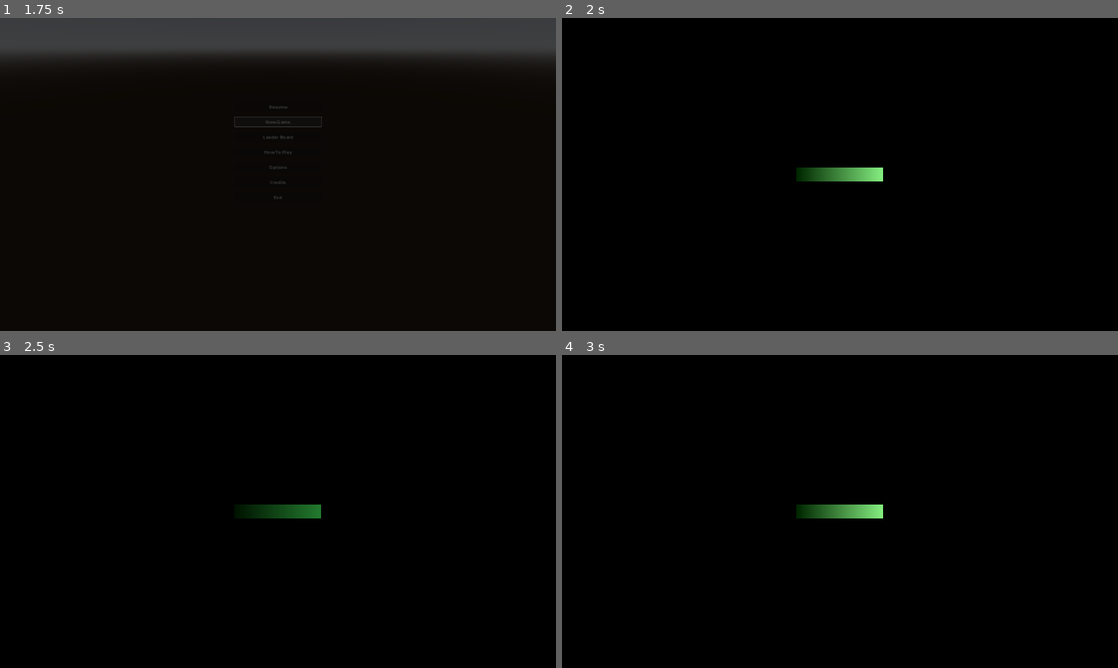
Above: before the commit, frames 1-4 (two rows, left to right).
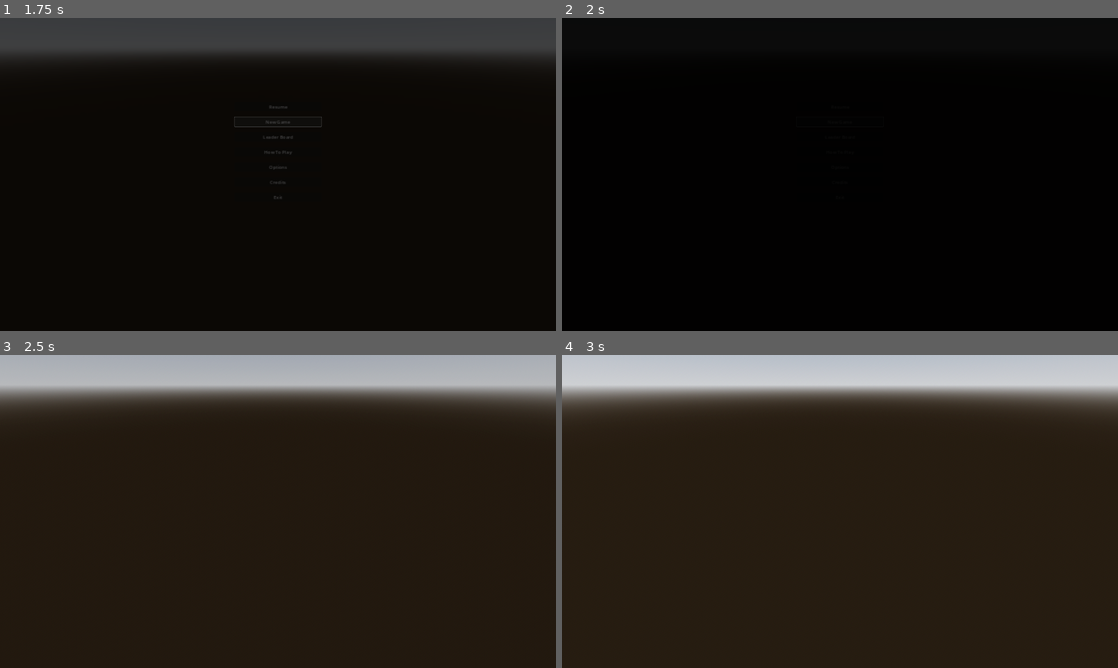
Above: after the commit, the same moments.

Repository: Wiggan/GodotTemplate
Game: Godot game, scene res://main_menu.tscn
The game is run twice, just before and just after one commit, with the same random seed, the same clock (stepped at 60 frames per second) and the same inputs. Sound files missing from this copy of the repository are replaced by a short silence.
Inputs (mouse positions are in pixels of both pictures, inside the frame that each line leads up to):
- Up to frame 1 (1.75 s): click "Resume" at 0.5 s; click "New Game" at 1.25 s
- Up to frame 2 (2 s): no input
- Up to frame 3 (2.5 s): click "Resume" at 2 s
- Up to frame 4 (3 s): click (840, 458) at 2.75 s, where only the run before the commit has a clickable "New Game"

Frame 1 is identical in both runs. In frame 2, 0.7% of the frame differs, in the area x 42-58%, y 47-53%; in frame 3, 100%; in frame 4, 100%, in the area x 0-100%, y 0-100%.

Commit message:
Remade the music parts of audio manager, because it was really bad

Diff:
--- a/audio/audio_manager.gd
+++ b/audio/audio_manager.gd
@@ -1,8 +1,7 @@
 extends Node
 @onready var button_hover = $ButtonHover
 @onready var button_click = $ButtonClick
-@onready var bgm_1 = $BGM1
-@onready var bgm_2 = $BGM2
+@onready var songs = $Songs
 
 enum Song {
 	MENU,
@@ -10,19 +9,32 @@
 	SCORE
 }
 
-const SONGS = {
-	Song.MENU: preload("res://BGM/2023-07-31.mp3"),
-	Song.GAME: preload("res://BGM/2023-08-03.mp3"),
-	Song.SCORE: preload("res://BGM/2023-07-31.mp3"),
-}
+var SONGS
 
-@onready var active_player = bgm_1
-@onready var inactive_player = bgm_2
+var audio_streams = {}
+
 var queued_song = null
 
 # Called when the node enters the scene tree for the first time.
 func _ready():
+	SONGS = {
+		Song.MENU: "res://BGM/2023-07-31.mp3",
+		Song.GAME: "res://BGM/2023-08-03.mp3",
+		Song.SCORE: "res://BGM/2023-07-31.mp3",
+	}
 	setup_buttons()
+	_load_songs()
+
+func _load_songs():
+	for song in SONGS.keys():
+		var audio_stream_player = AudioStreamPlayer.new()
+		var stream = load(SONGS[song])
+		audio_stream_player.stream = stream
+		audio_stream_player.process_mode = PROCESS_MODE_ALWAYS
+		audio_stream_player.bus = "BGM"
+		audio_stream_player.finished.connect(_on_bgm_finished)
+		audio_streams[song] = audio_stream_player
+		songs.add_child(audio_stream_player)
 
 func setup_buttons():
 	var buttons: Array = get_tree().get_nodes_in_group("Button")
@@ -62,29 +74,36 @@
 func on_focus_entered()->void:
 	button_hover.play()
 
-func cross_fade(duration=1.0):
-	active_player.get_node("AnimationPlayer").play("fade_in", -1, 1.0/duration)
-	inactive_player.get_node("AnimationPlayer").play("fade_out", -1, 1.0/duration)
+var music_tween: Tween = null
+
+func get_music_tween():
+	if music_tween:
+		music_tween.kill()
+	music_tween = create_tween()
+	return music_tween
 
 func play_song(song, from_start=false, crossfade_duration=1.0):
-	if active_player.stream.resource_path == SONGS[song].resource_path:
-		pass
-	elif inactive_player.stream.resource_path == SONGS[song].resource_path:
-		var temp = active_player
-		active_player = inactive_player
-		inactive_player = temp
-		cross_fade(crossfade_duration)
-	else:
-		var temp = active_player
-		active_player = inactive_player
-		inactive_player = temp
-		active_player.stream = SONGS[song]
-		cross_fade(crossfade_duration)
+	var tween = get_music_tween()
+	print(audio_streams)
+	for audio_stream in audio_streams.keys():
+		if song == audio_stream:
+			if from_start:
+				audio_streams[audio_stream].play(0)
+			else:
+				audio_streams[audio_stream].play(audio_streams[audio_stream].get_playback_position())
 
-	if from_start:
-		active_player.play(0)
-	else:
-		active_player.play(active_player.get_playback_position())
+			# Only tween its volume if it's not already playing
+			if audio_streams[audio_stream].volume_db != 0:
+				(tween.parallel().tween_property(audio_streams[audio_stream], "volume_db", 0, crossfade_duration)
+				.set_ease(Tween.EASE_OUT)
+				.set_trans(Tween.TRANS_QUAD)
+				.from(-80))
+		else:
+			(tween.parallel().tween_property(audio_streams[audio_stream], "volume_db", -80, crossfade_duration)
+			.set_ease(Tween.EASE_IN)
+			.set_trans(Tween.TRANS_QUAD))
+			tween.parallel().tween_callback(audio_streams[audio_stream].stop).set_delay(crossfade_duration)
+
 
 ## Queue 1 song that will be played once currently playing song finshes. If a song was already queued, that one will be replaced.
 func queue_song(song):
@@ -93,6 +112,5 @@
 func _on_bgm_finished():
 	print("Music finished playing!")
 	if queued_song:
-		active_player.stream = SONGS[queued_song]
-		active_player.play(0)
+		play_song(queued_song, true, 0)
 		queued_song = null
--- a/audio/audio_manager.tscn
+++ b/audio/audio_manager.tscn
@@ -1,86 +1,8 @@
-[gd_scene load_steps=10 format=3 uid="uid://dt77qavjtbfmp"]
+[gd_scene load_steps=4 format=3 uid="uid://dt77qavjtbfmp"]
 
 [ext_resource type="Script" path="res://audio/audio_manager.gd" id="1_wltfe"]
 [ext_resource type="AudioStream" uid="uid://1s0hk0im2r3q" path="res://audio/focus_placeholder.wav" id="2_xof06"]
 [ext_resource type="AudioStream" uid="uid://mek3770t1mx1" path="res://audio/click_placeholder.wav" id="3_hk0dv"]
-[ext_resource type="AudioStream" uid="uid://jrj83g5tui2f" path="res://BGM/2023-07-31.mp3" id="4_kyhcx"]
-[ext_resource type="AudioStream" uid="uid://1iak481be8rf" path="res://BGM/2023-08-03.mp3" id="5_nqwlp"]
-
-[sub_resource type="Animation" id="Animation_ki3h1"]
-length = 0.001
-tracks/0/type = "value"
-tracks/0/imported = false
-tracks/0/enabled = true
-tracks/0/path = NodePath(".:volume_db")
-tracks/0/interp = 1
-tracks/0/loop_wrap = true
-tracks/0/keys = {
-"times": PackedFloat32Array(0),
-"transitions": PackedFloat32Array(1),
-"update": 0,
-"values": [-80.0]
-}
-tracks/1/type = "value"
-tracks/1/imported = false
-tracks/1/enabled = true
-tracks/1/path = NodePath(".:stream_paused")
-tracks/1/interp = 1
-tracks/1/loop_wrap = true
-tracks/1/keys = {
-"times": PackedFloat32Array(0),
-"transitions": PackedFloat32Array(1),
-"update": 1,
-"values": [false]
-}
-
-[sub_resource type="Animation" id="Animation_imx6k"]
-resource_name = "fade_in"
-tracks/0/type = "value"
-tracks/0/imported = false
-tracks/0/enabled = true
-tracks/0/path = NodePath(".:volume_db")
-tracks/0/interp = 1
-tracks/0/loop_wrap = true
-tracks/0/keys = {
-"times": PackedFloat32Array(0, 1),
-"transitions": PackedFloat32Array(1, 1),
-"update": 0,
-"values": [-80.0, 0.0]
-}
-
-[sub_resource type="Animation" id="Animation_f0rak"]
-resource_name = "fade_out"
-tracks/0/type = "value"
-tracks/0/imported = false
-tracks/0/enabled = true
-tracks/0/path = NodePath(".:volume_db")
-tracks/0/interp = 1
-tracks/0/loop_wrap = true
-tracks/0/keys = {
-"times": PackedFloat32Array(0, 1),
-"transitions": PackedFloat32Array(1, 1),
-"update": 0,
-"values": [0.0, -80.0]
-}
-tracks/1/type = "value"
-tracks/1/imported = false
-tracks/1/enabled = true
-tracks/1/path = NodePath(".:stream_paused")
-tracks/1/interp = 1
-tracks/1/loop_wrap = true
-tracks/1/keys = {
-"times": PackedFloat32Array(1),
-"transitions": PackedFloat32Array(1),
-"update": 1,
-"values": [true]
-}
-
-[sub_resource type="AnimationLibrary" id="AnimationLibrary_ow53j"]
-_data = {
-"RESET": SubResource("Animation_ki3h1"),
-"fade_in": SubResource("Animation_imx6k"),
-"fade_out": SubResource("Animation_f0rak")
-}
 
 [node name="audio_manager" type="Node"]
 script = ExtResource("1_wltfe")
@@ -93,27 +15,4 @@
 stream = ExtResource("3_hk0dv")
 bus = &"SFX"
 
-[node name="BGM1" type="AudioStreamPlayer" parent="."]
-process_mode = 3
-stream = ExtResource("4_kyhcx")
-volume_db = -80.0
-bus = &"BGM"
-
-[node name="AnimationPlayer" type="AnimationPlayer" parent="BGM1"]
-libraries = {
-"": SubResource("AnimationLibrary_ow53j")
-}
-
-[node name="BGM2" type="AudioStreamPlayer" parent="."]
-process_mode = 3
-stream = ExtResource("5_nqwlp")
-volume_db = -80.0
-bus = &"BGM"
-
-[node name="AnimationPlayer" type="AnimationPlayer" parent="BGM2"]
-libraries = {
-"": SubResource("AnimationLibrary_ow53j")
-}
-
-[connection signal="finished" from="BGM1" to="." method="_on_bgm_finished"]
-[connection signal="finished" from="BGM2" to="." method="_on_bgm_finished"]
+[node name="Songs" type="Node" parent="."]
--- a/game.gd
+++ /dev/null
@@ -1,12 +0,0 @@
-extends Node3D
-
-
-# Called when the node enters the scene tree for the first time.
-func _ready():
-	GameManager.game_state = {
-		"Time": 0
-	}
-
-
-func _on_game_timer_timeout():
-	GameManager.game_state["Time"] += 1
--- a/game.tscn
+++ b/game.tscn
@@ -1,113 +1,3 @@
-[gd_scene load_steps=10 format=3 uid="uid://dkrqg3e16y72"]
+[gd_scene format=3 uid="uid://turgjy5pcs43"]
 
-[ext_resource type="Script" path="res://game.gd" id="1_psysj"]
-[ext_resource type="Material" path="res://entities/environment/bloc/darkgrid.tres" id="2_rkqm4"]
-[ext_resource type="Material" path="res://entities/environment/bloc/whitegrid.tres" id="3_grj26"]
-[ext_resource type="Material" path="res://entities/environment/bloc/purplegrid.tres" id="4_upeqp"]
-[ext_resource type="Material" path="res://entities/environment/bloc/greengrid.tres" id="5_polqk"]
-[ext_resource type="Material" path="res://entities/environment/bloc/orangegrid.tres" id="6_mby3y"]
-[ext_resource type="Material" path="res://entities/environment/bloc/redgrid.tres" id="7_m6rll"]
-[ext_resource type="PackedScene" path="res://entities/player/Player.tscn" id="8_cvkkt"]
-[ext_resource type="PackedScene" path="res://entities/enemies/enemy.tscn" id="9_g4muq"]
-
-[node name="Main" type="Node3D"]
-script = ExtResource("1_psysj")
-
-[node name="GameTimer" type="Timer" parent="."]
-
-[node name="TrainingGround" type="CSGCombiner3D" parent="."]
-transform = Transform3D(-2.18557e-07, 0, 1, 0, 1, 0, -1, 0, -2.18557e-07, 0, 0, 0)
-gi_mode = 2
-use_collision = true
-
-[node name="Floor" type="CSGBox3D" parent="TrainingGround"]
-transform = Transform3D(1, 0, 0, 0, 1, 0, 0, 0, 1, -1.5, 0, -2)
-use_collision = true
-collision_mask = 0
-size = Vector3(9, 1, 10)
-material = ExtResource("2_rkqm4")
-
-[node name="Wall" type="CSGBox3D" parent="TrainingGround"]
-transform = Transform3D(1, 0, 0, 0, 1, 0, 0, 0, 1, -3, 1.5, -6.5)
-size = Vector3(5, 2, 1)
-material = ExtResource("3_grj26")
-
-[node name="Box1" type="CSGBox3D" parent="TrainingGround"]
-transform = Transform3D(1, 0, 0, 0, 1, 0, 0, 0, 1, 1.5, 1, -3.5)
-size = Vector3(1, 1, 2)
-material = ExtResource("4_upeqp")
-
-[node name="Box2" type="CSGBox3D" parent="TrainingGround"]
-transform = Transform3D(1, 0, 0, 0, 1, 0, 0, 0, 1, -0.500001, 1.5, 0.5)
-size = Vector3(1, 2, 1)
-material = ExtResource("5_polqk")
-
-[node name="Box3" type="CSGBox3D" parent="TrainingGround"]
-transform = Transform3D(1, 0, 0, 0, 1, 0, 0, 0, 1, -3.5, 1, 7)
-size = Vector3(4, 1, 4)
-material = ExtResource("2_rkqm4")
-
-[node name="Box3" type="CSGBox3D" parent="TrainingGround/Box3"]
-transform = Transform3D(1, 0, 0, 0, 1, 0, 0, 0, 1, 9.53674e-07, 0.5, 0)
-operation = 2
-size = Vector3(3, 1, 3)
-material = ExtResource("2_rkqm4")
-
-[node name="CSGCylinder3D" type="CSGCylinder3D" parent="TrainingGround/Box3/Box3"]
-transform = Transform3D(-4.37114e-08, 0, 1, 0, 1, 0, -1, 0, -4.37114e-08, -2.14577e-06, -1, 0)
-radius = 1.0
-material = ExtResource("2_rkqm4")
-
-[node name="Ramp" type="CSGPolygon3D" parent="TrainingGround"]
-transform = Transform3D(-4.37114e-08, 0, 1, 0, 1, 0, -1, 0, -4.37114e-08, -1.5, 0.5, 6)
-polygon = PackedVector2Array(1, 0, 1, 1, 1, 1, 3, 0)
-depth = 4.0
-material = ExtResource("2_rkqm4")
-
-[node name="Floor2" type="CSGBox3D" parent="TrainingGround"]
-transform = Transform3D(1, 0, 0, 0, 1, 0, 0, 0, 1, -3.5, -2.5, 15)
-size = Vector3(7, 1, 23)
-material = ExtResource("2_rkqm4")
-
-[node name="CSGPolygon3D" type="CSGPolygon3D" parent="TrainingGround"]
-transform = Transform3D(1, 0, 0, 0, 1, 0, 0, 0, 1, -3.5, -2, 20.5)
-polygon = PackedVector2Array(0, 0, 0, 0.5, 1, 0.5, 1.5, 0)
-mode = 1
-spin_degrees = 360.0
-spin_sides = 8
-material = ExtResource("6_mby3y")
-
-[node name="CSGBox3D" type="CSGBox3D" parent="TrainingGround"]
-transform = Transform3D(1, 0, 0, 0, 1, 0, 0, 0, 1, -1.5, -1.5, 11.5)
-material = ExtResource("7_m6rll")
-
-[node name="CSGBox3D2" type="CSGBox3D" parent="TrainingGround"]
-transform = Transform3D(1, 0, 0, 0, 1, 0, 0, 0, 1, -6, -1.5, 15.5)
-material = ExtResource("7_m6rll")
-
-[node name="CSGBox3D3" type="CSGBox3D" parent="TrainingGround"]
-transform = Transform3D(1, 0, 0, 0, 1, 0, 0, 0, 1, -3.50001, -0.5, 26)
-size = Vector3(7, 3, 1)
-material = ExtResource("3_grj26")
-
-[node name="Player" parent="." instance=ExtResource("8_cvkkt")]
-transform = Transform3D(-4.37114e-08, 0, -1, 0, 1, 0, 1, 0, -4.37114e-08, -3.5, 1.49124, 1)
-
-[node name="Enemy" parent="." instance=ExtResource("9_g4muq")]
-transform = Transform3D(1, 0, 0, 0, 1, 0, 0, 0, 1, 1.5, 1.5, -1)
-
-[node name="Enemy3" parent="." instance=ExtResource("9_g4muq")]
-transform = Transform3D(1, 0, 0, 0, 1, 0, 0, 0, 1, 5, 2.5, 4.5)
-
-[node name="Enemy4" parent="." instance=ExtResource("9_g4muq")]
-transform = Transform3D(1, 0, 0, 0, 1, 0, 0, 0, 1, 13, -1, 4.5)
-
-[node name="Enemy5" parent="." instance=ExtResource("9_g4muq")]
-transform = Transform3D(1, 0, 0, 0, 1, 0, 0, 0, 1, 20.5, -0.5, 3.5)
-hp = 5
-max_hp = 5
-
-[node name="Enemy2" parent="." instance=ExtResource("9_g4muq")]
-transform = Transform3D(1, 0, 0, 0, 1, 0, 0, 0, 1, -4, 2.5, -1.5)
-
-[connection signal="timeout" from="GameTimer" to="." method="_on_game_timer_timeout"]
+[node name="Node3D" type="Node3D"]
--- a/game/game_manager.gd
+++ b/game/game_manager.gd
@@ -59,7 +59,7 @@
 		load_game()
 	state = State.Game
 	#Transition.fade_and_call(Transition.load_level.bind(ProjectSettings["application/run/main_scene"]))
-	Transition.fade_and_call(Transition.load_level.bind("res://game/Levels/home/home.tscn"))
+	Transition.fade_and_call(Transition.load_level.bind("res://game.tscn"))
 	get_tree().paused = false
 
 
--- a/menu/control_widget.tscn
+++ b/menu/control_widget.tscn
@@ -9,7 +9,6 @@
 script = ExtResource("2_xxnpe")
 
 [node name="HBoxContainer" type="HBoxContainer" parent="."]
-custom_minimum_size = Vector2(750, 0)
 layout_mode = 0
 offset_right = 40.0
 offset_bottom = 40.0
--- a/menu/gameplay_options.tscn
+++ b/menu/gameplay_options.tscn
@@ -3,9 +3,11 @@
 [ext_resource type="Script" path="res://menu/gameplay_options.gd" id="1_5kx88"]
 
 [node name="MarginContainer" type="MarginContainer"]
-offset_top = 60.0
-offset_right = 135.0
-offset_bottom = 60.0
+anchors_preset = 15
+anchor_right = 1.0
+anchor_bottom = 1.0
+grow_horizontal = 2
+grow_vertical = 2
 
 [node name="GameplayOptions" type="GridContainer" parent="."]
 layout_mode = 2
--- a/project.godot
+++ b/project.godot
@@ -18,10 +18,10 @@
 [autoload]
 
 Config="*res://menu/config.gd"
+AudioManager="*res://audio/audio_manager.tscn"
 GameManager="*res://game/game_manager.tscn"
 Env="*res://env.tscn"
 Transition="*res://transition/transition.tscn"
-AudioManager="*res://audio/audio_manager.tscn"
 ShaderCacher="*res://particle_stuff/shader_cacher.gd"
 
 [display]
@@ -40,6 +40,10 @@
 [editor_plugins]
 
 enabled=PackedStringArray("res://addons/randomizer_generator/plugin.cfg")
+
+[gui]
+
+theme/custom="res://ui/theme.tres"
 
 [input]
 
--- a/transition/transition.tscn
+++ b/transition/transition.tscn
@@ -239,6 +239,7 @@
 }
 
 [node name="Black" type="ColorRect" parent="."]
+z_index = 4096
 layout_mode = 1
 anchors_preset = 15
 anchor_right = 1.0
Not shown, changed: BGM/2023-07-31.mp3.import
Not shown, changed: BGM/2023-08-03.mp3.import
Not shown: 1 places in menu/control_widget.tscn that only renumber resources
